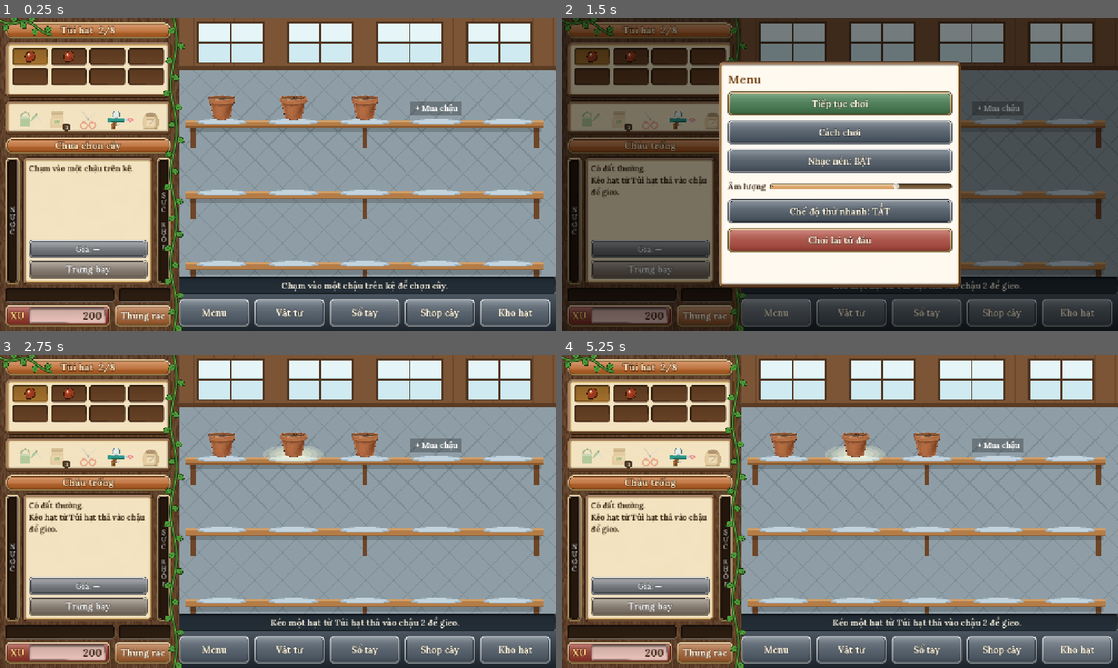
Above: before the commit, frames 1-4 (two rows, left to right).
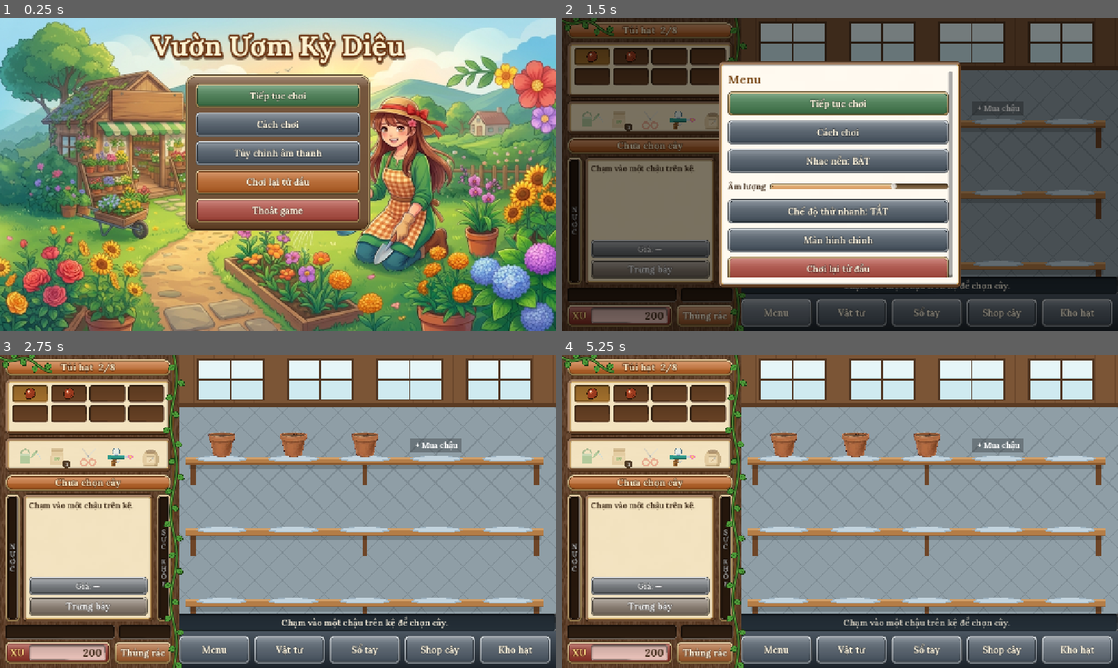
Above: after the commit, the same moments.

Repository: phitang/vuon-uom-ky-dieu
Game: Godot game, scene res://scenes/main.tscn
Same seed, same stepped clock (60 frames per second), same inputs: the game is played once before the commit and once after it. Sound files missing from this copy of the repository are replaced by a short silence.
Inputs (mouse positions are in pixels of both pictures, inside the frame that each line leads up to):
- Up to frame 1 (0.25 s): no input
- Up to frame 2 (1.5 s): click (840, 96) at 0.5 s, where only the run after the commit has a clickable "Tiếp tục chơi"; click "Menu" at 1.25 s
- Up to frame 3 (2.75 s): click "Tiếp tục chơi" at 2 s
- Up to frame 4 (5.25 s): click "Vật tư" at 2.75 s; click "Sổ tay" at 3.5 s; click "Shop cây" at 4.25 s; click "Kho hạt" at 5 s

The runs differ from the first frame. In frame 1, 97% of the frame differs, in the area x 0-100%, y 0-100%; in frame 2, 7.8%; in frame 3, 1.6%; in frame 4, 1.6%.

Commit message:
Màn hình chính: ảnh nền vườn hoa, menu Tiếp tục / Cách chơi / Âm thanh / Chơi lại / Thoát
Co-Authored-By: Claude Opus 5.5 <noreply@anthropic.com>
Claude-Session: https://claude.ai/code/session_018eCoKo871N6tMV2mzQnQFv

Diff:
--- a/scripts/main.gd
+++ b/scripts/main.gd
@@ -88,6 +88,7 @@
 
 # Bảng bật lên
 var overlay: Control
+var title_screen: Control  # màn hình chính khi vào game
 var popup_refresh: Callable = Callable()
 var shop_box: VBoxContainer
 var shop_sig := ""
@@ -104,9 +105,7 @@
 	_refresh_all()
 	_music("vuon")
 	_status("Chạm vào một chậu trên kệ để chọn cây.")
-	if gs.away_report != "":
-		_show_info("Trong lúc bạn vắng mặt", gs.away_report)
-		gs.away_report = ""
+	_build_title()
 
 
 func _notification(what: int) -> void:
@@ -124,6 +123,9 @@
 	if what == NOTIFICATION_WM_GO_BACK_REQUEST:
 		if overlay.visible:
 			_close_popup()
+		elif title_screen != null and title_screen.visible:
+			gs.save_game()
+			get_tree().quit()
 		elif nursery.visible:
 			_close_nursery()
 		elif not pollen_gen.is_empty():
@@ -305,7 +307,7 @@
 	insects.offset_left = LEFT_W
 	insects.offset_bottom = -(BOTTOM_H + STATUS_H)
 	add_child(insects)
-	insects.paused_check = func(): return overlay.visible or nursery.visible
+	insects.paused_check = func(): return overlay.visible or nursery.visible or (title_screen != null and title_screen.visible)
 	insects.insect_tapped.connect(_open_quiz)
 
 	_build_bottom()
@@ -1242,11 +1244,24 @@
 	var fast: bool = gs.time_scale > 1.0
 	box.add_child(_button("Tiếp tục chơi", _close_popup, PRIMARY))
 	box.add_child(_button("Cách chơi", _open_help))
+	_sound_controls(box, _open_menu)
+	box.add_child(_button("Chế độ thử nhanh: %s" % ("BẬT (1 phút = 1 giờ)" if fast else "TẮT"), func():
+		gs.time_scale = 1.0 if fast else 60.0
+		_open_menu()))
+	box.add_child(_button("Màn hình chính", func():
+		_close_popup()
+		gs.save_game()
+		_show_title()))
+	box.add_child(_button("Chơi lại từ đầu", _ask_restart, DANGER))
+
+
+## Nút bật/tắt nhạc và thanh âm lượng; reopen: mở lại bảng hiện tại để cập nhật chữ trên nút.
+func _sound_controls(box: VBoxContainer, reopen: Callable) -> void:
 	var m := get_node_or_null("/root/Music")
 	if m:
 		box.add_child(_button("Nhạc nền: %s" % ("BẬT" if m.enabled else "TẮT"), func():
 			m.set_enabled(not m.enabled)
-			_open_menu()))
+			reopen.call()))
 		var vrow := HBoxContainer.new()
 		box.add_child(vrow)
 		var vl := _label("Âm lượng", 19, INK)
@@ -1262,16 +1277,100 @@
 		vs.size_flags_horizontal = Control.SIZE_EXPAND_FILL
 		vs.value_changed.connect(func(v): m.set_volume(v / 100.0))
 		vrow.add_child(vs)
-	box.add_child(_button("Chế độ thử nhanh: %s" % ("BẬT (1 phút = 1 giờ)" if fast else "TẮT"), func():
-		gs.time_scale = 1.0 if fast else 60.0
-		_open_menu()))
-	box.add_child(_button("Chơi lại từ đầu", func():
-		_confirm("Chơi lại từ đầu?", "Toàn bộ cây, xu và sổ tay sẽ bị xóa.", "Xóa và chơi lại", func():
-			gs.reset_game()
-			selected = -1
-			pollen_from = -1
-			shelf_page = 0
-			_status("Bắt đầu vườn mới!")), DANGER))
+
+
+func _open_sound() -> void:
+	var box := _open_popup("Tùy chỉnh âm thanh", 560, 280, true, false)
+	_sound_controls(box, _open_sound)
+	box.add_child(_button("Xong", _close_popup, PRIMARY))
+
+
+func _ask_restart() -> void:
+	_confirm("Chơi lại từ đầu?", "Bạn có đồng ý chơi lại từ đầu không?\nToàn bộ cây, hạt, xu và sổ tay sẽ bị xóa.", "Đồng ý", func():
+		gs.reset_game()
+		selected = -1
+		pollen_from = -1
+		shelf_page = 0
+		_hide_title()
+		_status("Bắt đầu vườn mới!"), "Từ chối")
+
+
+# =====================================================================
+# Màn hình chính
+# =====================================================================
+
+func _build_title() -> void:
+	title_screen = Control.new()
+	title_screen.set_anchors_and_offsets_preset(Control.PRESET_FULL_RECT)
+	title_screen.z_index = 2500          # trên shop và nhà kính, dưới bảng bật lên
+	title_screen.mouse_filter = Control.MOUSE_FILTER_STOP
+	add_child(title_screen)
+	move_child(title_screen, overlay.get_index())
+	var bg := TextureRect.new()
+	bg.texture = load("res://art/man_hinh_chinh.png")
+	bg.expand_mode = TextureRect.EXPAND_IGNORE_SIZE
+	bg.stretch_mode = TextureRect.STRETCH_KEEP_ASPECT_COVERED
+	bg.set_anchors_and_offsets_preset(Control.PRESET_FULL_RECT)
+	bg.mouse_filter = Control.MOUSE_FILTER_IGNORE
+	title_screen.add_child(bg)
+
+	var col := VBoxContainer.new()
+	col.set_anchors_and_offsets_preset(Control.PRESET_FULL_RECT)
+	col.offset_top = 22
+	col.offset_bottom = -22
+	col.alignment = BoxContainer.ALIGNMENT_BEGIN
+	col.add_theme_constant_override("separation", 10)
+	col.mouse_filter = Control.MOUSE_FILTER_IGNORE
+	title_screen.add_child(col)
+	var name_l := _label("Vườn Ươm Kỳ Diệu", 64, Color("fff4d2"), HORIZONTAL_ALIGNMENT_CENTER)
+	name_l.autowrap_mode = TextServer.AUTOWRAP_OFF
+	name_l.add_theme_color_override("font_outline_color", Color("6a3412"))
+	name_l.add_theme_constant_override("outline_size", 16)
+	name_l.add_theme_color_override("font_shadow_color", Color(0.2, 0.08, 0, 0.55))
+	name_l.add_theme_constant_override("shadow_offset_y", 5)
+	name_l.add_theme_constant_override("shadow_outline_size", 16)
+	col.add_child(name_l)
+	var spacer := Control.new()
+	spacer.custom_minimum_size.y = 6
+	col.add_child(spacer)
+
+	# bảng gỗ chứa các nút, đặt giữa màn hình
+	var center := CenterContainer.new()
+	center.mouse_filter = Control.MOUSE_FILTER_IGNORE
+	col.add_child(center)
+	var panel := PanelContainer.new()
+	panel.add_theme_stylebox_override("panel", UiSkin.bevel_box(Color(0.42, 0.26, 0.13, 0.86), GOLD, 22, "normal", Vector4(22, 20, 22, 20)))
+	center.add_child(panel)
+	var box := VBoxContainer.new()
+	box.custom_minimum_size.x = 380
+	box.add_theme_constant_override("separation", 10)
+	panel.add_child(box)
+	box.add_child(_button("Tiếp tục chơi", _hide_title, PRIMARY))
+	box.add_child(_button("Cách chơi", _open_help))
+	box.add_child(_button("Tùy chỉnh âm thanh", _open_sound))
+	box.add_child(_button("Chơi lại từ đầu", _ask_restart, Color("c8641e")))
+	# trình duyệt (web / iPhone) không cho game tự đóng tab nên không có nút Thoát
+	if not OS.has_feature("web"):
+		box.add_child(_button("Thoát game", func():
+			gs.save_game()
+			get_tree().quit(), DANGER))
+	# chỉ hiện khi đây là cảnh chính của game (các bài thử tự nạp màn chơi thì bỏ qua)
+	title_screen.visible = get_tree().current_scene == self
+	if not title_screen.visible:
+		_hide_title()
+
+
+func _show_title() -> void:
+	if nursery.visible:
+		_close_nursery()
+	title_screen.visible = true
+
+
+func _hide_title() -> void:
+	title_screen.visible = false
+	if gs.away_report != "":
+		_show_info("Trong lúc bạn vắng mặt", gs.away_report)
+		gs.away_report = ""
 
 
 func _open_help() -> void:
--- /dev/null
+++ b/tests/shots_title.gd
@@ -0,0 +1,31 @@
+extends Node
+## Chụp màn hình chính (bản điện thoại 16:9 và màn hình rộng), bảng âm thanh, hỏi chơi lại.
+
+func _ready() -> void:
+	var out: String = OS.get_environment("SHOT_DIR")
+	get_node("/root/GameState").away_report = ""
+	var main = load("res://scenes/main.tscn").instantiate()
+	add_child(main)
+	await _frames()
+	main._show_title()
+	await _shot(out + "/title0.png")
+	main._open_sound()
+	await _shot(out + "/title1_amthanh.png")
+	main._close_popup()
+	main._ask_restart()
+	await _shot(out + "/title2_choilai.png")
+	main._close_popup()
+	get_window().size = Vector2i(1600, 720)
+	await _shot(out + "/title3_rong.png")
+	main._hide_title()
+	await _shot(out + "/title4_vao.png")
+	get_tree().quit()
+
+func _frames() -> void:
+	for i in 3:
+		await get_tree().process_frame
+
+func _shot(path: String) -> void:
+	await _frames()
+	await RenderingServer.frame_post_draw
+	get_viewport().get_texture().get_image().save_png(path)
--- /dev/null
+++ b/tests/shots_title.tscn
@@ -0,0 +1,6 @@
+[gd_scene load_steps=2 format=3]
+
+[ext_resource type="Script" path="res://tests/shots_title.gd" id="1"]
+
+[node name="ShotsTitle" type="Node"]
+script = ExtResource("1")
Binary file added: art/man_hinh_chinh.png
Not shown, added: art/man_hinh_chinh.png.import
Binary file removed: tmp_ref/menu_ref.png
Not shown, changed: HUONG_DAN.md
Not shown, changed: docs/index.pck
